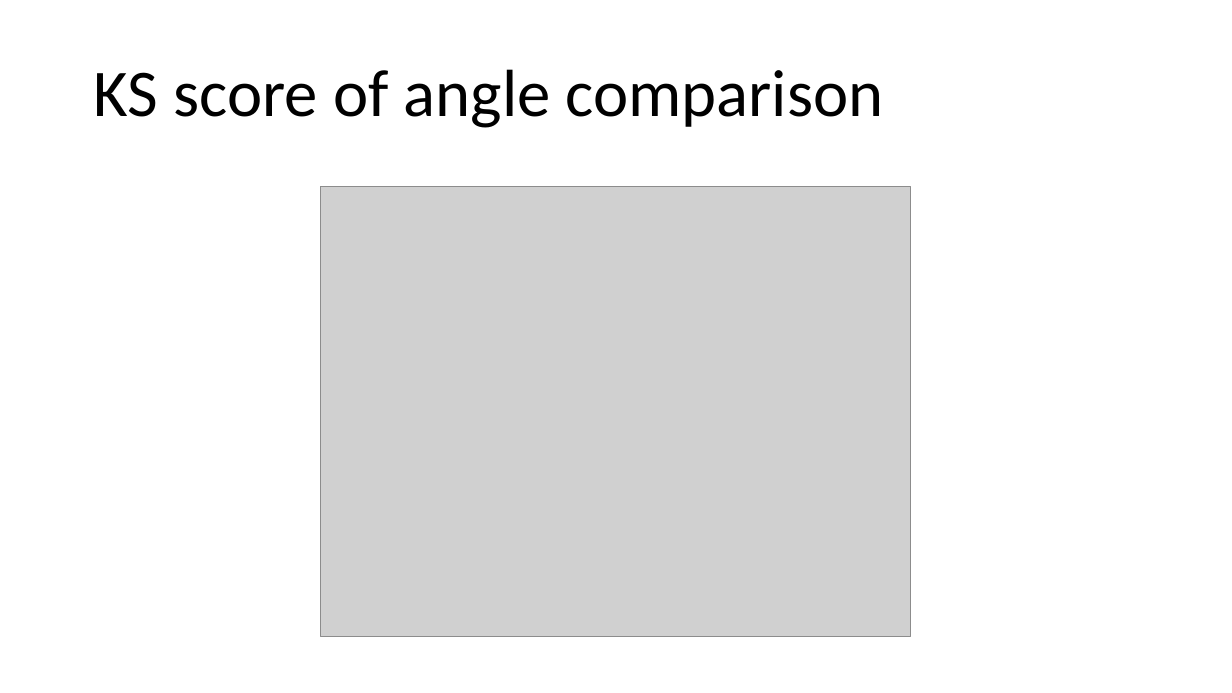
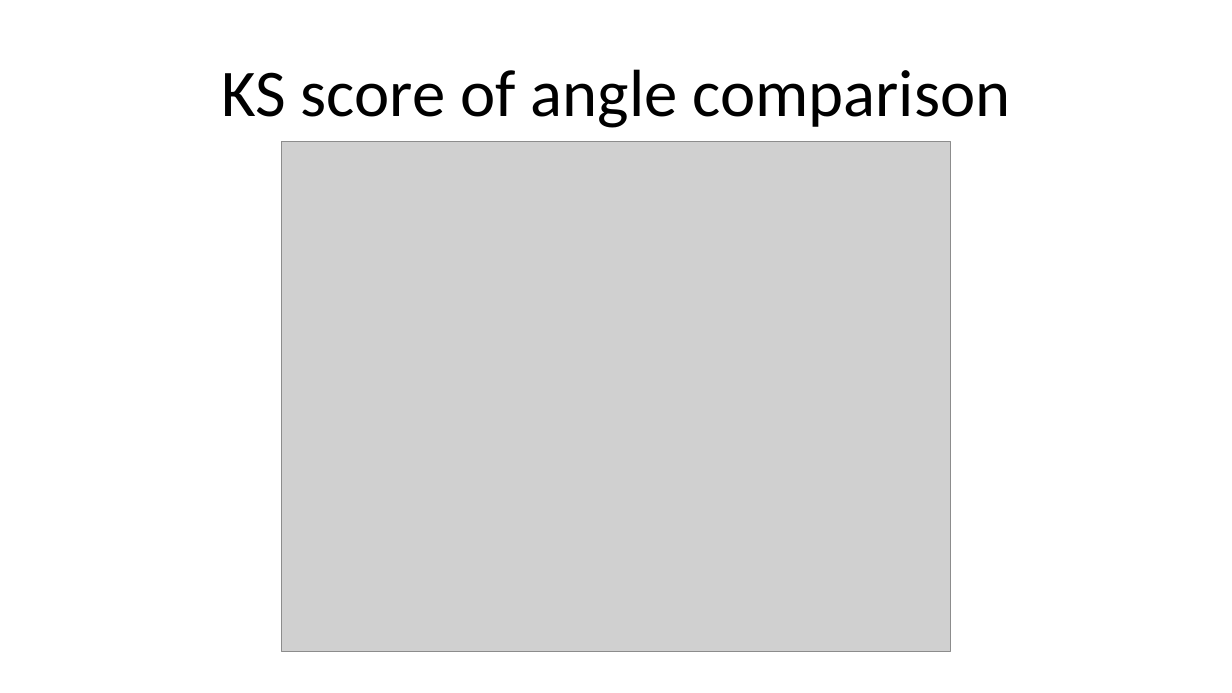
Before and after one commit to BirkDissing/Gemma_group, a slide deck: slide 6 of Master thesis/Meetings/06-03 Comparing model and simulation.pptx (slide 5 before the commit). Drawn at 1232x693 pixels with LibreOffice and Linux fonts; fonts in the diff are those of the drawing; grey boxes stand for pictures. Boxes give left, top, right and bottom in pixels: in the first picture for what was removed or moved away, otherwise in the second. Text is boxed around its words. In the diff, an @@ line names an element or a change of style, - is before the commit and + after.

```diff
--- a/Master thesis/Meetings/06-03 Comparing model and simulation.pptx
+++ b/Master thesis/Meetings/06-03 Comparing model and simulation.pptx
@@ title "KS score of angle comparison" at [221,69,1011,128]: alignment left to centre @@
@@ picture: place and size @@
-picture at [321,187,910,637]
+picture at [282,141,951,652]
```
Also in this commit, not shown: 6 other slides changed, 2 slides added, 2 other files.
